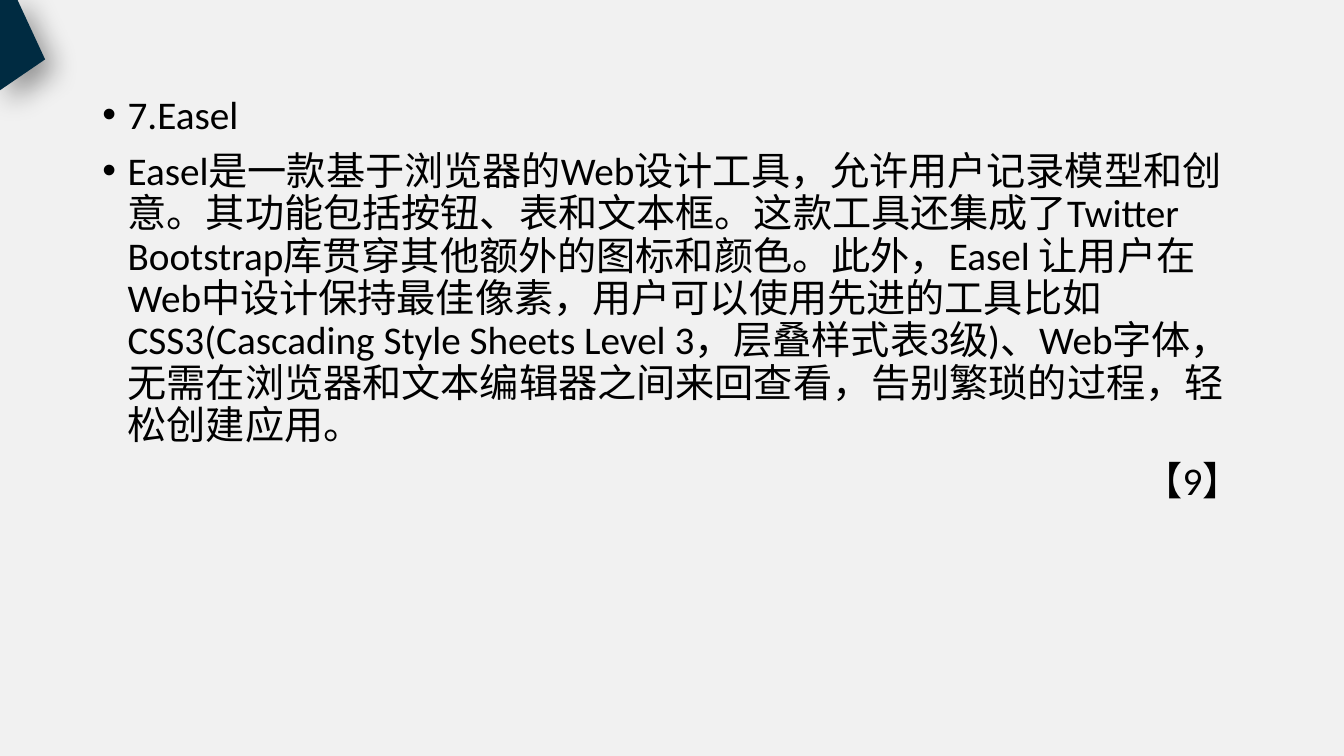
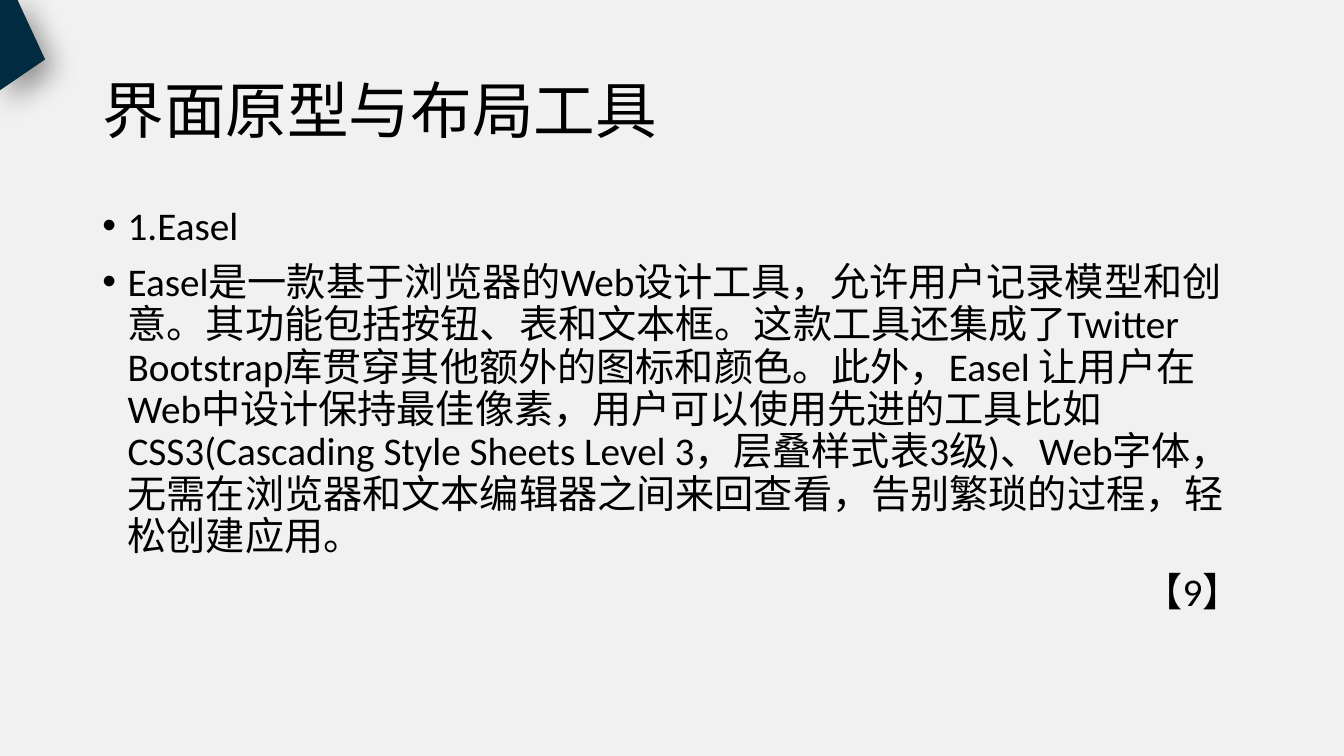
Before and after one commit to PRD2018-G18/PRD2018, a slide deck: slide 41 of 非受控文档/过程文档/UML基础2/UML基础2.pptx (slide 47 before the commit). Drawn at 1344x756 pixels with LibreOffice and Linux fonts; fonts in the diff are those of the drawing. Boxes give left, top, right and bottom in pixels: in the first picture for what was removed or moved away, otherwise in the second. Text is boxed around its words. In the diff, an @@ line names an element or a change of style, - is before the commit and + after.

```diff
--- a/非受控文档/过程文档/UML基础2/UML基础2.pptx
+++ b/非受控文档/过程文档/UML基础2/UML基础2.pptx
@@ title added at box(102, 81, 656, 138), 44 pt, text #000000 @@
+界面原型与布局工具
@@ text "1.Easel": place and size @@
-text "1.Easel" at box(128, 101, 1241, 499)
+text "1.Easel" at box(128, 212, 1241, 610)
@@ text at box(128, 212, 239, 241): text changed @@
-• 7.Easel
+• 1.Easel
```
Also in this commit, not shown: 8 other slides changed, 7 slides removed.
